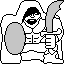
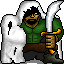
Layers edited between the first and the second 64 x 64 image:
added layer "Layer 2" above "Layer 1" over [0, 1, 62, 63]
painted on "Layer 1" over [4, 1, 63, 64]
added layer "Layer 3" (51%) over [0, 58, 64, 64]
